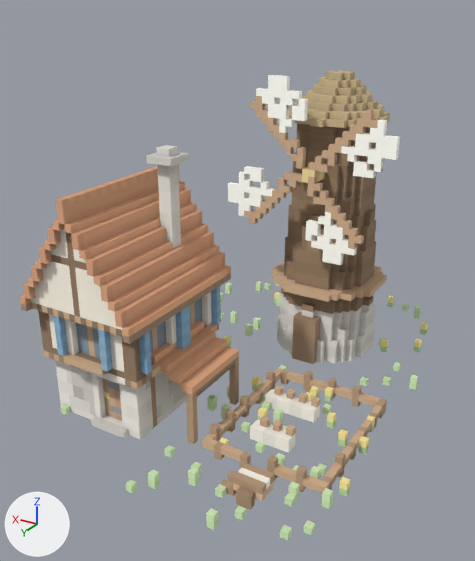
Before and after pictures for a commit that changed the glTF model client/public/models/mill.glb.
Camera for both pictures: a 50 mm lens placed at (-3.79, 6.98, 4.7), pointed at (0.14, 0.43, 1.43). The axes (+X, +Y, +Z) are drawn at lower left. The lights are the same throughout. The picture after the commit comes second. Where no turn or scale is listed for an object, it has been applied to the vertices. Vertices at exactly the same position are counted once.

In view in the first picture: 'mill'.
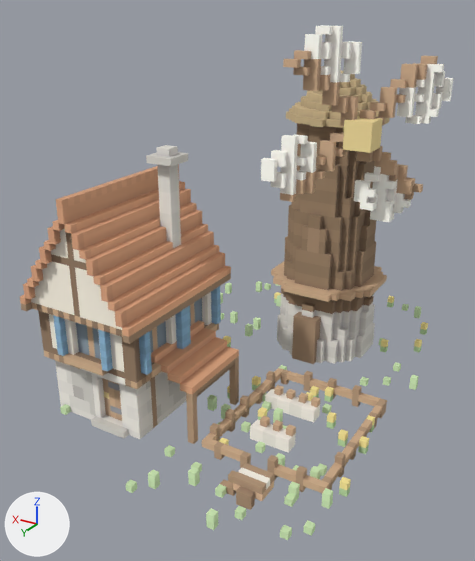
Edits to the bpy script that builds the scene:
```text
Change me_mill:
    used by ob_mill; location = (0.0, 0.0, 0.0)
    remove me_mill.from_pydata(...)  # 6849 vertices, 11082 faces; spans x -2.0..2.0, y -3.0..2.92, z 0.0..3.83
    add me_mill.from_pydata(...)  # 7183 vertices, 11788 faces; spans x -2.0..2.0, y -3.0..2.92, z 0.0..4.42
    me_mill part 1: the loose piece of 12 vertices spanning x -0.92..-0.67, y -0.42..-0.33, z 1.58..1.75 is deleted
    me_mill part 2: the loose piece of 8 vertices spanning x 0.33..0.42, y -0.42..-0.33, z 1.92..2.0 is deleted
    me_mill part 3: 3 vertices moved from x -1.08..-0.75, y -0.42..-0.33, z 3.0..3.33 to x -1.0..-0.83, y -0.5..-0.33, z 2.92..3.33; 553 vertices removed from x -1.5..0.75, y -0.83..-0.33, z 1.75..3.83; 907 vertices added at x -1.83..-0.17, y -1.17..0.42, z 2.17..4.42
    me_mill part 4: 22 kept faces spanning x -1.08..-0.67, y -0.92..-0.33, z 2.92..3.42 get new vertex colours
```

Pixel boxes (x1, y1, x2, y2) of what changed, in the pictures (475 x 561 px; the box of a moved part takes in the faces that stretch with it):
'mill', reshaped (6% wider, 10% taller): before (20, 70, 428, 540); after (20, 25, 454, 540)
part 1 of me_mill, deleted: before (322, 250, 344, 265)
part 2 of me_mill, deleted: before (249, 217, 258, 224)
part 3 of me_mill, moved or reshaped: before (228, 75, 400, 256); after (261, 25, 454, 222)
part 4 of me_mill, recoloured: before (343, 115, 364, 160); after (343, 115, 366, 132)
